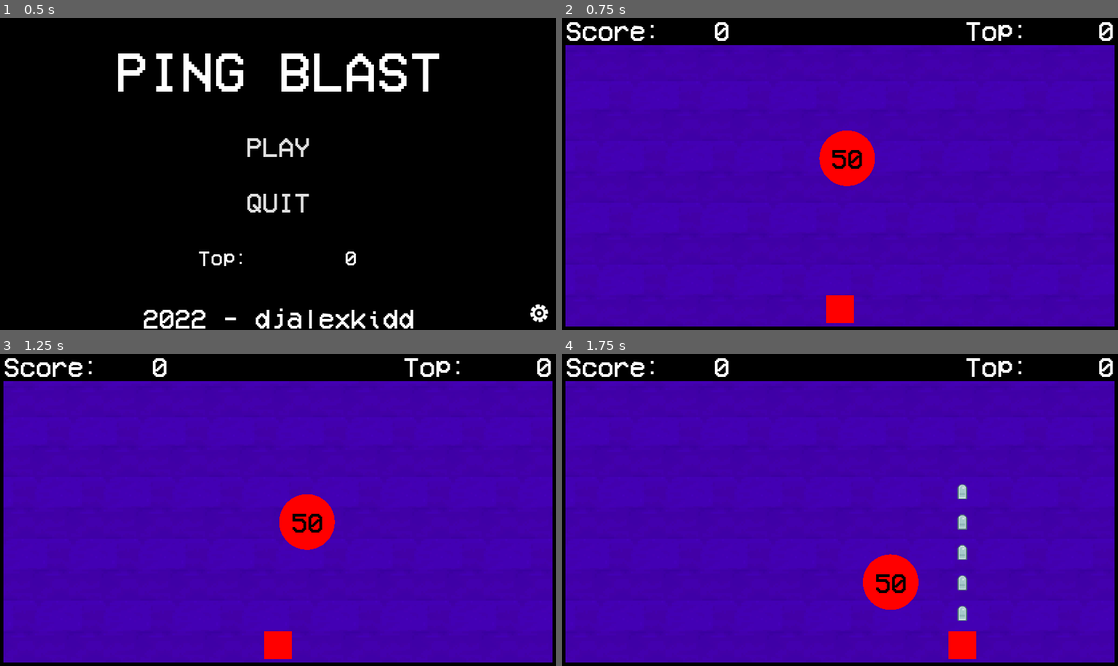
Above: before the commit, frames 1-4 (two rows, left to right).
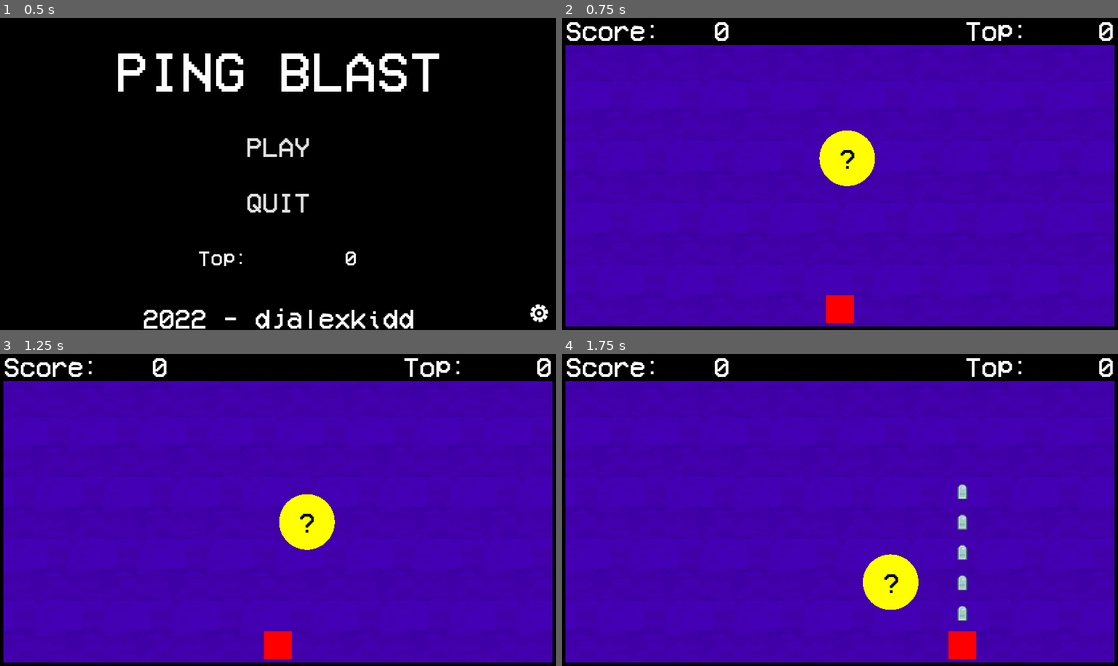
Above: after the commit, the same moments.

Repository: djalexkidd/ping-blast
Game: Godot game, scene res://scenes/MainMenu.tscn
The game is run twice, just before and just after one commit, with the same random seed, the same clock (stepped at 60 frames per second) and the same inputs. Sound files missing from this copy of the repository are replaced by a short silence.
Inputs (mouse positions are in pixels of both pictures, inside the frame that each line leads up to):
- Up to frame 1 (0.5 s): no input
- Up to frame 2 (0.75 s): click "PLAY" at 0.5 s
- Up to frame 3 (1.25 s): no input
- Up to frame 4 (1.75 s): move the mouse to (962, 494) at 1.27 s; press the mouse at (962, 494) at 1.28 s

Frame 1 is identical in both runs. In frame 2, 1.4% of the frame differs, in the area x 46-57%, y 36-54%; in frame 3, 1.4%; in frame 4, 1.4%.

Commit message:
Ajout des bonus

Diff:
--- a/scenes/Player.tscn
+++ b/scenes/Player.tscn
@@ -1,5 +1,6 @@
-[gd_scene load_steps=4 format=2]
+[gd_scene load_steps=5 format=2]
 
+[ext_resource path="res://assets/sounds/sfx/PowerUp_Activated_Ghost-sharedassets0.assets.split0-60.wav" type="AudioStream" id=1]
 [ext_resource path="res://scripts/Player.gd" type="Script" id=2]
 
 [sub_resource type="QuadMesh" id=1]
@@ -17,12 +18,18 @@
 scale = Vector2( 64, 64 )
 mesh = SubResource( 1 )
 
-[node name="Area2D" type="Area2D" parent="." groups=[
-"Player",
-]]
+[node name="Area2D" type="Area2D" parent="." groups=["Player"]]
 collision_mask = 4
 
 [node name="CollisionShape2D" type="CollisionShape2D" parent="Area2D"]
 shape = SubResource( 2 )
 
+[node name="Invinciblility" type="Timer" parent="."]
+wait_time = 10.0
+one_shot = true
+
+[node name="InvinciblilityGet" type="AudioStreamPlayer" parent="."]
+stream = ExtResource( 1 )
+
 [connection signal="area_entered" from="Area2D" to="." method="_on_Area2D_area_entered"]
+[connection signal="timeout" from="Invinciblility" to="." method="_on_Invinciblility_timeout"]
--- a/scripts/Ball.gd
+++ b/scripts/Ball.gd
@@ -3,10 +3,13 @@
 var velocity = Vector2(100,0)
 var strengh = 50 #Compteur
 const GRAVITY = 5 #Gravité
+var percent = randf()
+var is_bonus
 
 signal add_score
 signal spawn_small
 signal explode
+signal bonus_get
 
 #Couleurs aléatoires
 const colors = [Color(1.0, 0.0, 0.0), #Rouge
@@ -25,6 +28,13 @@
 	connect("add_score", get_node("../CanvasLayer/HUD"), "_on_Ball_add_score")
 	connect("explode", get_node(".."), "_on_Ball_explode")
 
+	if (percent > 0.8) and not is_in_group("ball_small"):
+		modulate = Color(1,1,0)
+		$Strengh.text = "?"
+		strengh = 10
+		is_bonus = true
+		connect("bonus_get", get_node("../Player"), "bonus")
+
 #Pour faire rebondir
 func _physics_process(delta):
 	velocity.y += GRAVITY
@@ -38,13 +48,20 @@
 
 	#Disparait quand le compteur est à 0
 	if strengh == 0:
-		emit_signal("spawn_small")
+		if is_bonus:
+			emit_signal("bonus_get")
+		else:
+			emit_signal("spawn_small")
 		emit_signal("explode")
 		queue_free()
 
 #Décrémente le compteur
 func _on_Area2D_area_entered(area):
-	if not area.is_in_group("Player"):
+	if not area.is_in_group("Player") and not is_bonus:
 		strengh -= 1
 		emit_signal("add_score")
 		$Strengh.text = String(strengh) #Actualise le compteur
+
+	if not area.is_in_group("Player") and is_bonus:
+		strengh -= 1
+		emit_signal("add_score")
--- a/scripts/Player.gd
+++ b/scripts/Player.gd
@@ -1,4 +1,6 @@
 extends KinematicBody2D
+
+var invincible
 
 signal lose
 
@@ -7,5 +9,16 @@
 
 #Quand le carré rouge touche une balle, la partie est perdue
 func _on_Area2D_area_entered(area):
-	emit_signal("lose")
-	queue_free()
+	if !invincible:
+		emit_signal("lose")
+		queue_free()
+
+func bonus():
+	invincible = true
+	modulate = Color(1,1,1,0.25)
+	$Invinciblility.start()
+	$InvinciblilityGet.play()
+
+func _on_Invinciblility_timeout():
+	invincible = false
+	modulate = Color(1,1,1,1)
